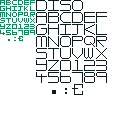
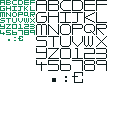
Two versions of the same layered image (128×128). Layer-by-layer changes:
painted on "Layer #1" over box(36, 0, 107, 95)
